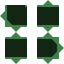
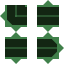
Layer changes from the first 64×64 image to the second:
added layer "Shape 1 copy 4" (50%) above "Shape 1 copy 3" over (x1=15, y1=5, x2=17, y2=17)
added layer "Shape 1 copy 3" (50%) above "Shape 1 copy 2" over (x1=15, y1=15, x2=27, y2=17)
added layer "Shape 1 copy 2" (50%) above "Shape 1 copy" over (x1=37, y1=15, x2=59, y2=17)
added layer "Shape 1 copy" (50%) above "Shape 1" over (x1=37, y1=47, x2=57, y2=49)
added layer "Shape 1" (50%) above "Rectangle 13" over (x1=5, y1=47, x2=27, y2=49)
